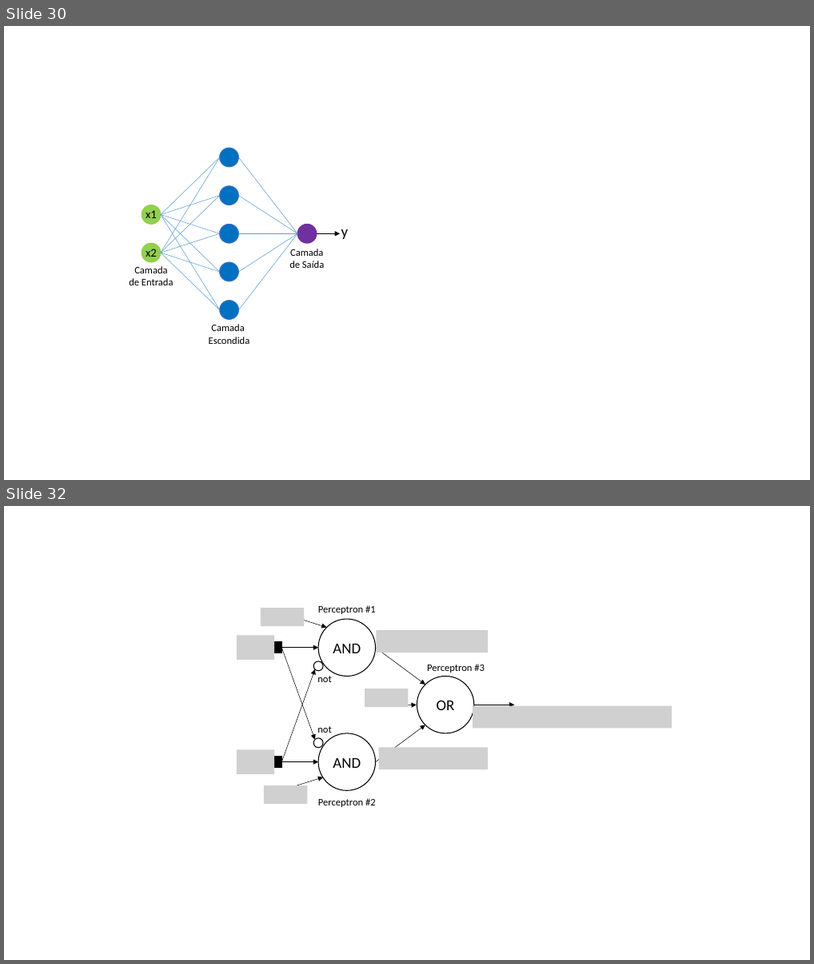
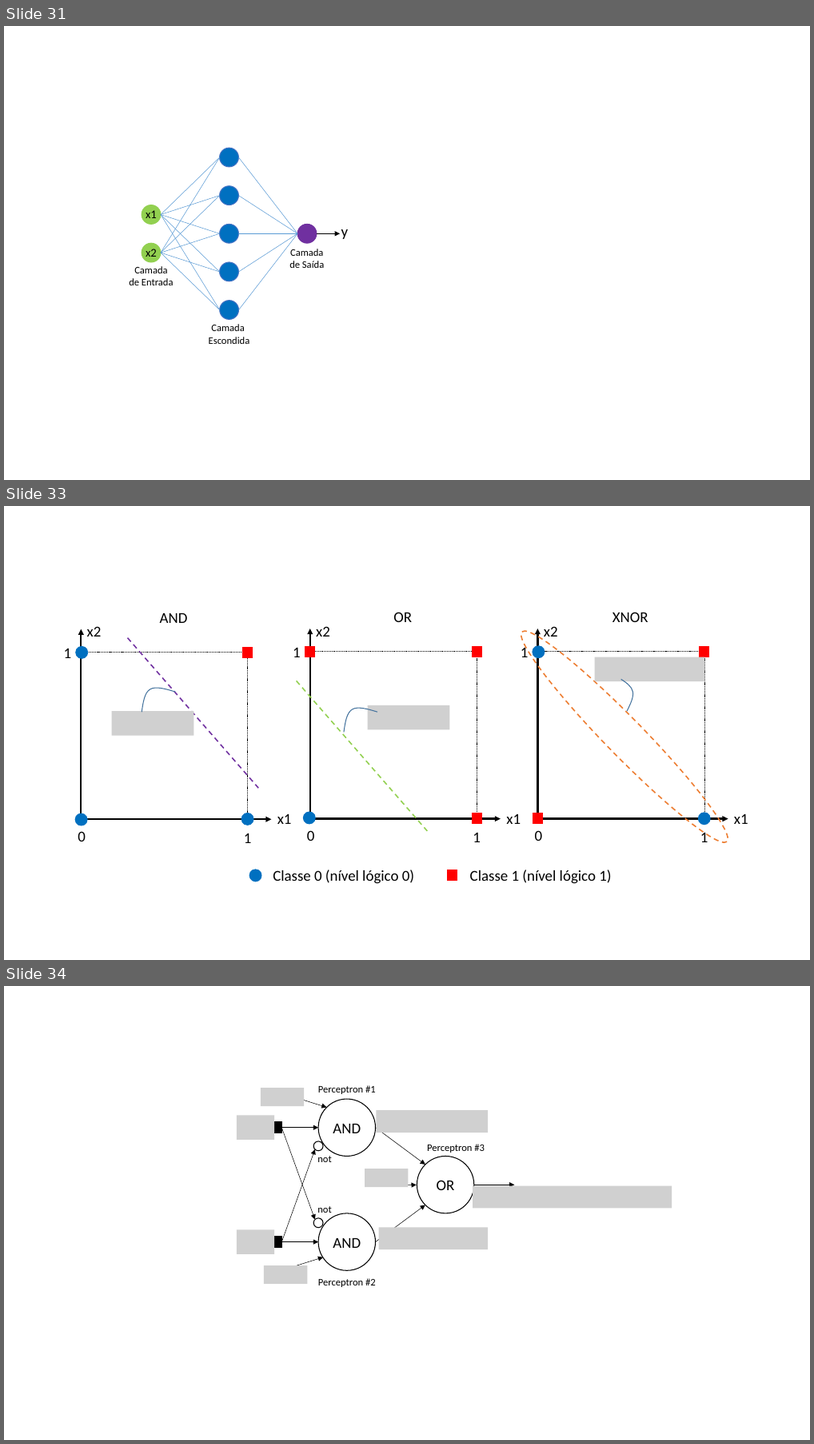
Before and after one commit to zz4fap/t320_aprendizado_de_maquina, a slide deck: slides/T320_Redes_Neurais_Artificiais (Parte I).pptx. Shown one above the other, each under a label of ours: slides 30 and 32 before the commit, slides 31, 33 and 34 after it; the slides between them are not shown. The pictures are 814x964 and 814x1444 pixels, drawn with LibreOffice and Linux fonts; fonts in the diff are those of the drawing; grey boxes stand for pictures. Boxes give left, top, right and bottom in pixels: in the first picture for what was removed or moved away, otherwise in the second. Text is boxed around its words. In the diff, an @@ line names an element or a change of style, - is before the commit and + after.

```diff
--- a/slides/T320_Redes_Neurais_Artificiais (Parte I).pptx
+++ b/slides/T320_Redes_Neurais_Artificiais (Parte I).pptx
@@ slide 33 added at (4, 506, 810, 960), background #FFFFFF @@
@@ group added at (64, 612, 749, 884): 20 texts, 10 rectangles, 8 ellipses, 6 arrows, 3 pictures, 3 freeform shapes, 2 lines @@
+x1
+x2
+XNOR
+1
+0
+1
+Classe 0 (nível lógico 0)
+Classe 1 (nível lógico 1)
+x1
+x2
+AND
+1
+0
+1
+x1
+x2
+OR
+1
+0
+1
@@ what was slide 30 is now slide 31 @@
@@ what was slide 32 is now slide 34 @@
```
Also in this commit, not shown: 1 slide changed, 1 other slide added.
